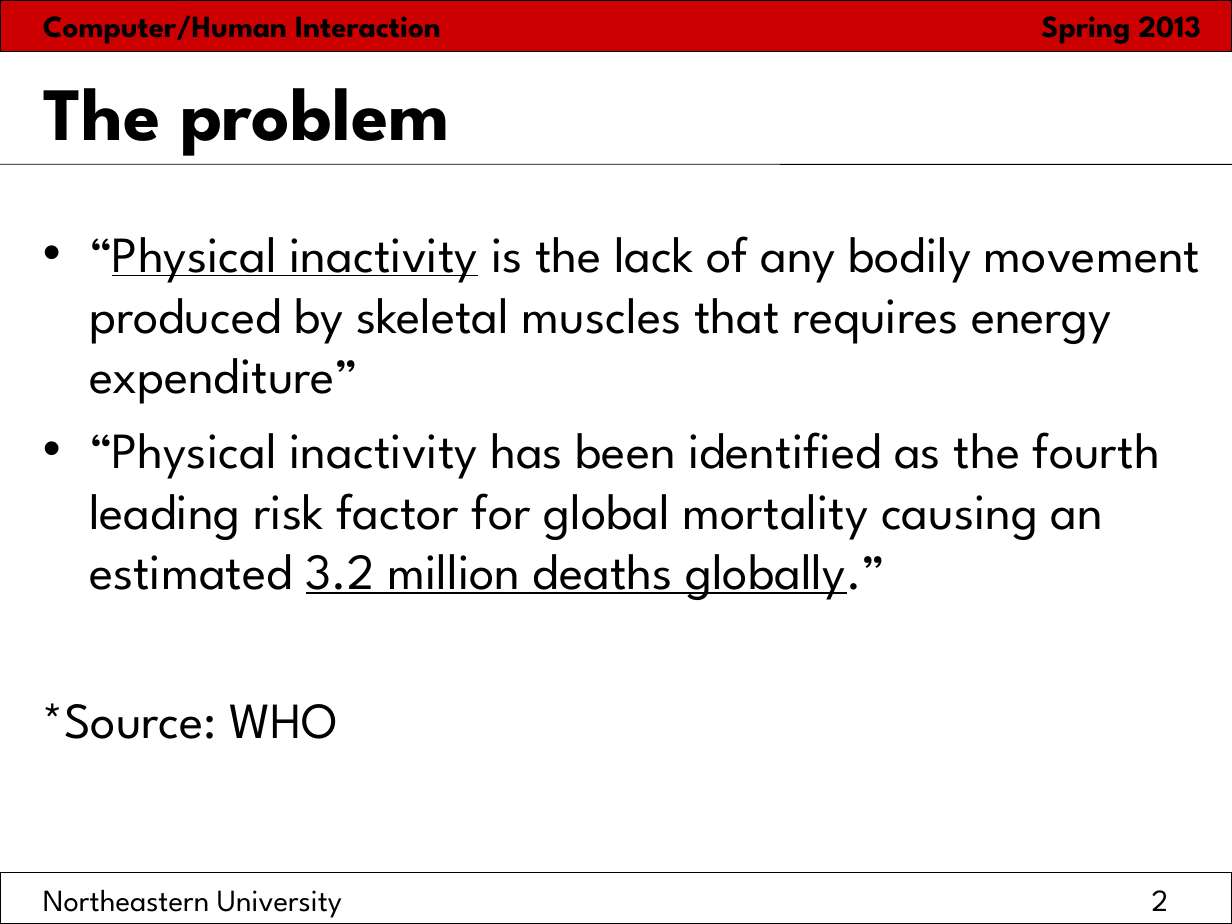
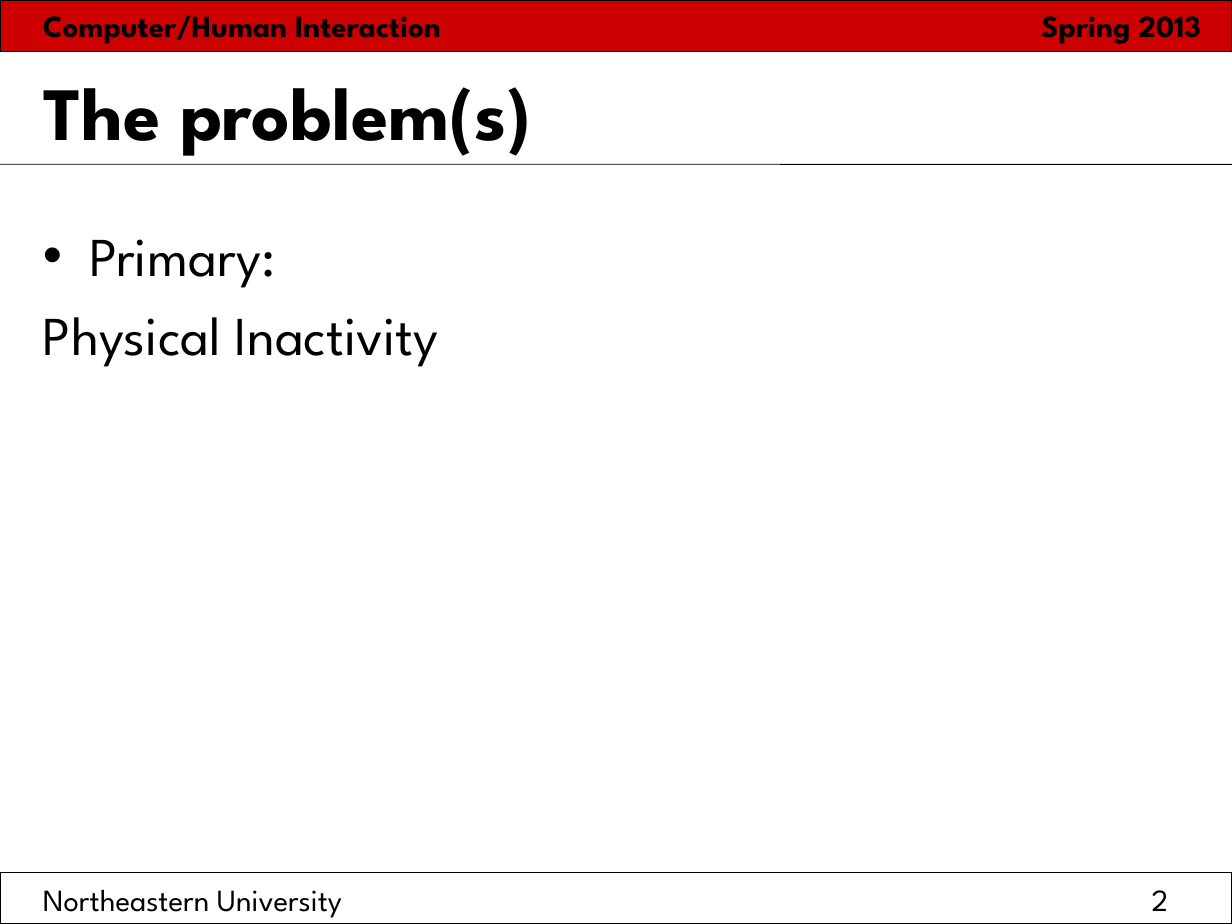
Before and after one commit to hci2014/sandbox, a slide deck: slide 2 of FinalPresentationTemplate.ppt. Drawn at 1232x924 pixels with LibreOffice and Linux fonts; fonts in the diff are those of the drawing. Boxes give left, top, right and bottom in pixels: in the first picture for what was removed or moved away, otherwise in the second. Text is boxed around its words. In the diff, an @@ line names an element or a change of style, - is before the commit and + after.

```diff
--- a/FinalPresentationTemplate.ppt
+++ b/FinalPresentationTemplate.ppt
@@ title at box(43, 87, 531, 156): text changed @@
-The problem
+The problem(s)
@@ text at box(43, 239, 439, 367): text changed; size 29.6 to 32 pt @@
-• “Physical inactivity is the lack of any bodily movement produced by skeletal muscles that requires energy expenditure”
-• “Physical inactivity has been identified as the fourth leading risk factor for global mortality causing an estimated 3.2 million deaths globally.”
-*Source: WHO
+• Primary:
+Physical Inactivity
```
Also in this commit, not shown: 1 other file.
